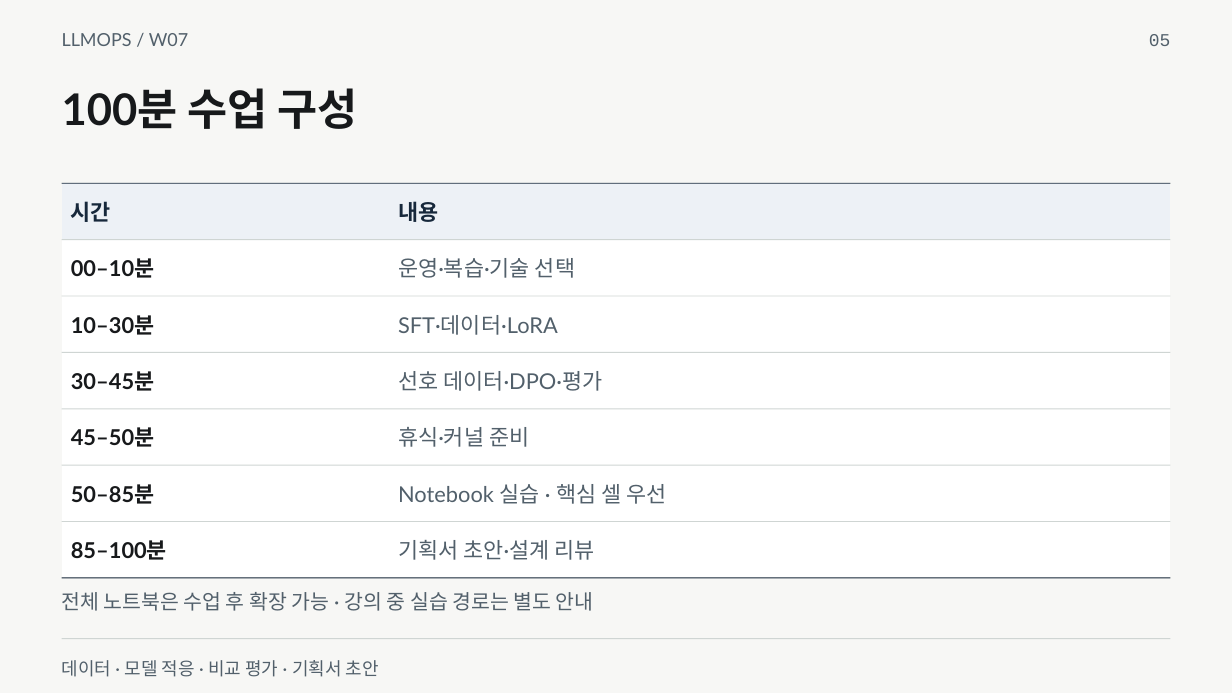
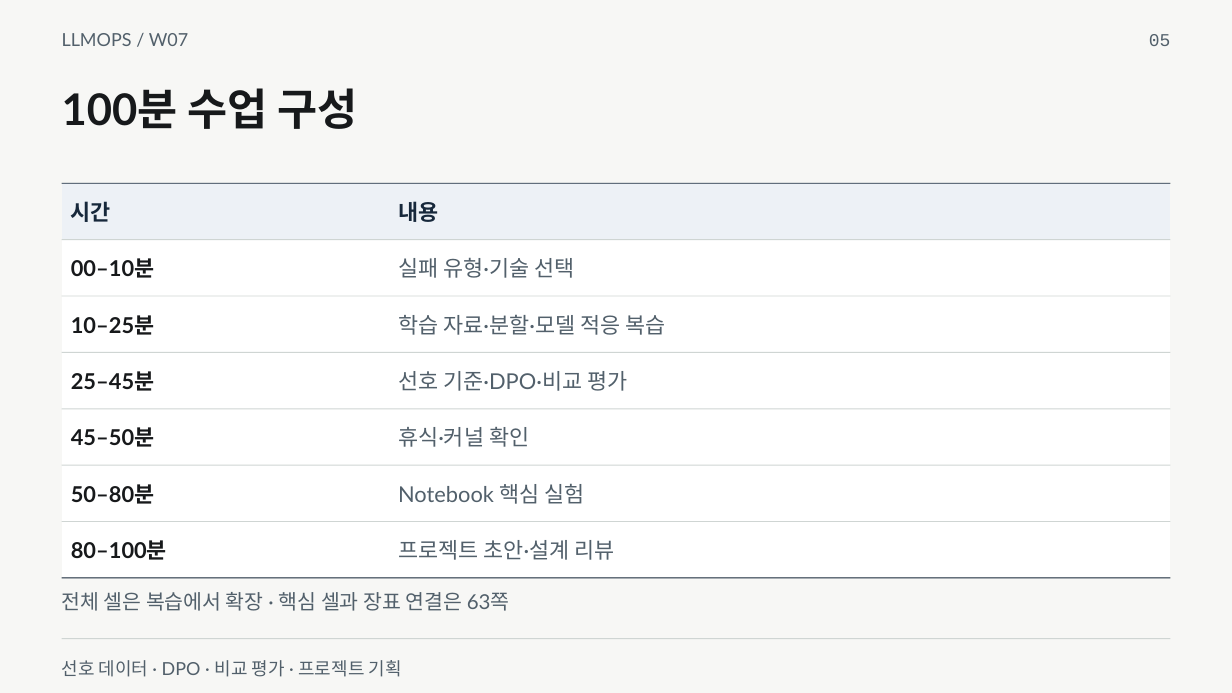
Before and after one commit to smilesjcha/llmops-16week, a slide deck: slide 5 of week07/lecture/07_week7_model_adaptation_project.pptx. Drawn at 1232x693 pixels with LibreOffice and Linux fonts; fonts in the diff are those of the drawing. Boxes give left, top, right and bottom in pixels: in the first picture for what was removed or moved away, otherwise in the second. Text is boxed around its words. In the diff, an @@ line names an element or a change of style, - is before the commit and + after.

```diff
--- a/week07/lecture/07_week7_model_adaptation_project.pptx
+++ b/week07/lecture/07_week7_model_adaptation_project.pptx
@@ table at [62, 183, 1171, 578] @@
-row 2, column 2: 운영·복습·기술 선택
+row 2, column 2: 실패 유형·기술 선택
-row 3, column 1: 10–30분
+row 3, column 1: 10–25분
-row 3, column 2: SFT·데이터·LoRA
+row 3, column 2: 학습 자료·분할·모델 적응 복습
-row 4, column 1: 30–45분
+row 4, column 1: 25–45분
-row 4, column 2: 선호 데이터·DPO·평가
+row 4, column 2: 선호 기준·DPO·비교 평가
-row 5, column 2: 휴식·커널 준비
+row 5, column 2: 휴식·커널 확인
-row 6, column 1: 50–85분
+row 6, column 1: 50–80분
-row 6, column 2: Notebook 실습 · 핵심 셀 우선
+row 6, column 2: Notebook 핵심 실험
-row 7, column 1: 85–100분
+row 7, column 1: 80–100분
-row 7, column 2: 기획서 초안·설계 리뷰
+row 7, column 2: 프로젝트 초안·설계 리뷰
@@ text at [62, 592, 510, 611]: text changed @@
-전체 노트북은 수업 후 확장 가능 · 강의 중 실습 경로는 별도 안내
+전체 셀은 복습에서 확장 · 핵심 셀과 장표 연결은 63쪽
@@ text at [62, 660, 402, 677]: text changed @@
-데이터 · 모델 적응 · 비교 평가 · 기획서 초안
+선호 데이터 · DPO · 비교 평가 · 프로젝트 기획
```
Also in this commit, not shown: 50 other slides changed, 29 slides added, 26 slides removed, 21 other files.
